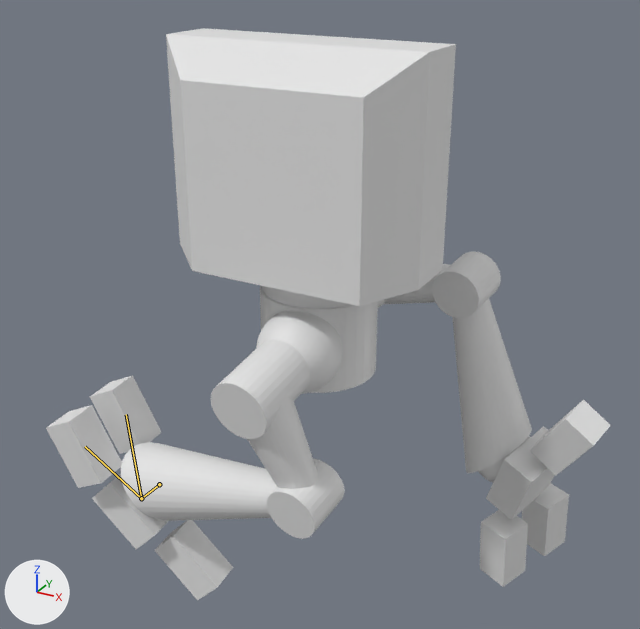
The Blender file step10.blend as it was, and as the next commit left it.
The view is the same before and after, from a camera (50 mm lens) standing at (-12.04, -12.91, 12.8) and looking at (-18.97, -0.31, 6.5). Every picture has the same lights, and +X, +Y and +Z are marked at lower left. The first picture is the older version. Both versions are drawn at frame 102 of the action 'ArmatureAction'; the numbers are the values there. The bones that change are drawn over the model as lines.
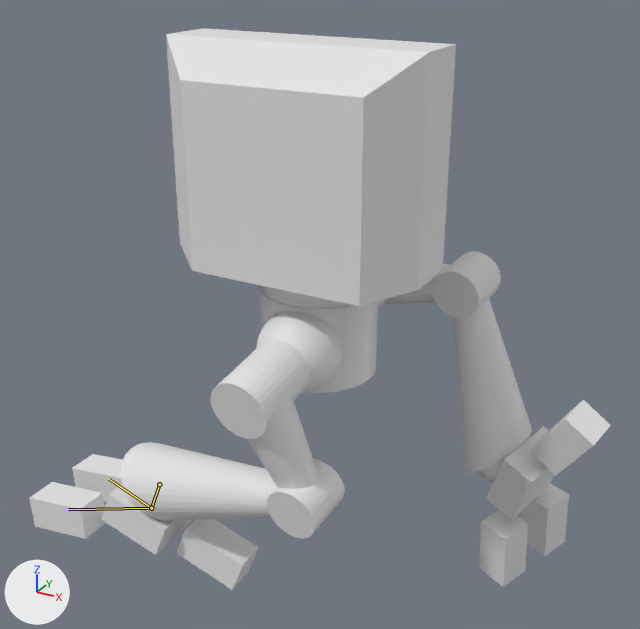
Changed parts and their boxes (x1, y1, x2, y2) in the pictures (640 x 629 px):
'Cube.005', posed (31% shorter)
    before: (46, 405, 122, 488)
    after: (29, 482, 106, 539)
'Cube.004', posed (11% shorter)
    before: (154, 520, 233, 600)
    after: (176, 519, 259, 590)
'Cube.006', posed
    before: (90, 375, 161, 454)
    after: (72, 454, 123, 502)
'Icosphere.004', posed
    before: (92, 474, 168, 549)
    after: (101, 484, 192, 555)
bone 'Ankle.L', root to tip
    before: (159, 484) to (141, 498)
    after: (159, 484) to (151, 508)
bone 'LeftToe.L', root to tip
    before: (141, 498) to (85, 446)
    after: (151, 508) to (68, 509)
bone 'RightToe.L', root to tip
    before: (141, 498) to (126, 414)
    after: (151, 508) to (109, 479)

The change in detail:
Bone 'Ankle.L' (bone_ankle_l) turns from (-14, 0, -6) to (-2, 0, -27) degrees about its own x, y and z.
Bone 'LeftToe.L' (bone_lefttoe_l) turns from (-11, -10, 15) to (13, 10, -19) degrees about its own x, y and z.
Bone 'RightToe.L' (bone_righttoe_l) turns from (-10, 5, 16) to (15, -9, -20) degrees about its own x, y and z.
